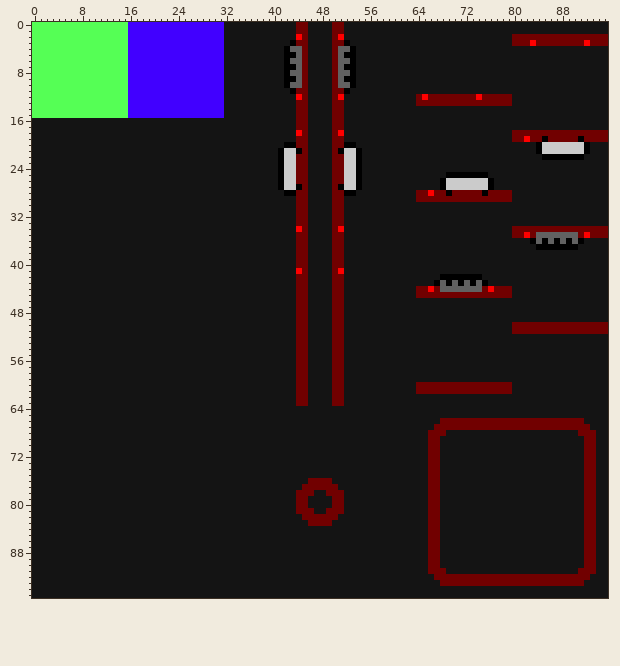
Two versions of one pixel-art file, assets/maptiles.ase. Above: the version before the commit.
96x96 pixels, 1 frame.
New version:
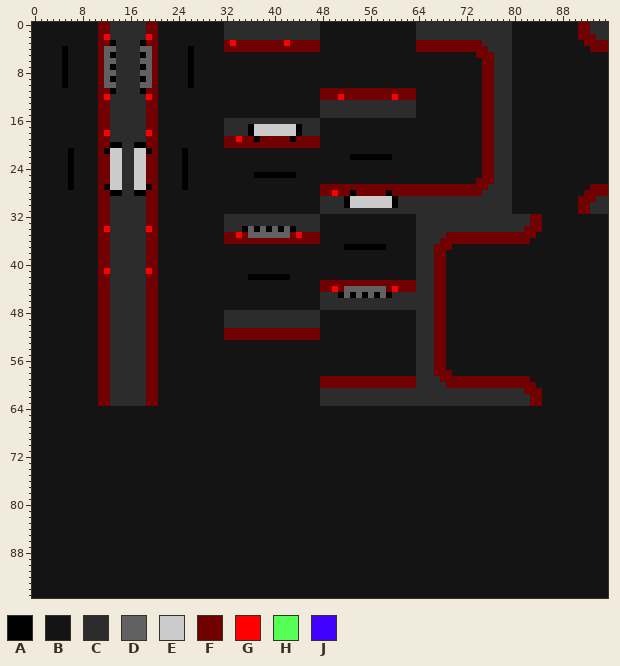
Palette (. is transparent): A #000000  B #141414  C #2c2c2c  D #616161  E #cbcbcb  F #710000  G #ff0000  H #55ff55  J #4100ff
Difference:
Changed rows in their new state; - is an unchanged pixel.
first column x 0:
 0 BBBBBBBBBBBFFCCCCCCFFBBBBBBBBBBBCCCCCCCCCCCCCCCC--BB------------CCCCCCCCCCCCCCCC-----------FFCCC
 1 BBBBBBBBBBBFFCCCCCCFFBBBBBBBBBBBCCCCCCCCCCCCCCCC--BB------------CCCCCCCCCCCCCCCC-----------FFCCC
 2 BBBBBBBBBBBFGCCCCCCGFBBBBBBBBBBBCCCCCCCCCCCCCCCC--BB------------CCCCCCCCCCCCCCCCBBBBBBBBBBB---CC
 3 BBBBBBBBBBBFFACCCCAFFBBBBBBBBBBBFGFFFFFFFFGF--FF--BBB-----------FFFFFFFFFFFCCCCCBBBBBBBBBBBBF---
 4 BBBBBABBBBBFDDCCCCDDFBBBBBABBBBBFFFFFFFFFFFFF-FF--BBBB----------FFFFFFFFFFFFCCCC-------------FFF
 5 BBBBBABBBBBFDACCCCADFBBBBBABBBBB----------BBBB----BBBB--------------------FFFCCC----------------
 6 BBBBBABBBBBFDDCCCCDDFBBBBBABBBBB----------BBBB----BBBB---------------------FFCCC----------------
 7 BBBBBABBBBBFDACCCCADFBBBBBABBBBB----------BBBB----BBBB---------------------FFCCC----------------
 8 BBBBBABBBBBFDDCCCCDDFBBBBBABBBBB----------BBBB----BBBB---------------------FFCCC----------------
 9 BBBBBABBBBBFDACCCCADFBBBBBABBBBB----------BBBB----BBBB---------------------FFCCC----------------
10 BBBBBABBBBBFDDCCCCDDFBBBBBABBBBB----------BBBB----BBBB---------------------FFCCC----------------
11 BBBBBBBBBBBFFACCCCAFFBBBBBBBBBBB-----------BBB--FF--FFFFFFFFFFFF-----------FFCCC----------------
12 BBBBBBBBBBBFGCCCCCCGFBBBBBBBBBBB------------BB--FF--FFFFFFFFGFFFBBBBBBBBBBB--CCC----------------
13 BBBBBBBBBBBFFCCCCCCFFBBBBBBBBBBB------------BB--CCCCCCCCCCCCCCCCBBBBBBBBBBB--CCC----------------
14 BBBBBBBBBBBFFCCCCCCFFBBBBBBBBBBB------------BB--CCCCCCCCCCCCCCCC-----------FFCCC----------------
15 BBBBBBBBBBBFFCCCCCCFFBBBBBBBBBBB------------BB--CCCCCCCCCCCCCCCC-----------FFCCC----------------
16 -----------FFCCCCCCFF-----------CCCCCCCCCCCCCCCC--BB-----------------------FFCCC----------------
17 -----------FFCCCCCCFF-----------CCCCAEEEEEEEACCC--BB-----------------------FFCCC----------------
18 -----------FGCCCCCCGF-----------CCCCAEEEEEEEACCC--BB-----------------------FFCCCBBBBBBBBBBBBBBBB
19 -----------FFCCCCCCFF-----------FFGFFAFFFFFA--FF--BB-----------------------FFCCCBBBBBBBBBBBBBBBB
20 -----------FFAACCAAFF-----------FFFFFFFFFFFF--FF--BBBB---------------------FFCCC----BBBBBBBBB---
21 ------A----FAEECCEEAF----A---------------BBBBB----BBBBB--------------------FFCCC----BBBBBBBBB---
22 ------A----FFEECCEEFF----A---------------BBBBB----BBBA-AAAAA---------------FFCCC-----BBBBBBB----
23 ------A----FFEECCEEFF----A---------------BBBBB----BBBBB--------------------FFCCC----------------
24 ------A----FFEECCEEFF----A---------------BBBBB----BBBBB--------------------FFCCC----------------
25 ------A----FFEECCEEFF----A-----------AAAA-AABB----BBBBB--------------BBBBBBFFCCC----------------
26 ------A----FFEECCEEFF----A---------------BBBBB----BBBBB-------------BBBBBBFFFCCC----------------
27 ------A----FAEECCEEAF----A---------------BBBBB--FF-FFFFFFFFFFFFFFFFFFFFFFFFFCCCC-------------FFF
28 -----------FFAACCAAFF---------------------BBBB--FFG-F-FFFFFAFFFF--F--F-----CCCCC------------FFFF
29 -----------FFCCCCCCFF-----------------------BB--CCCCAEEEEEEEACCCCCCCCCCCCCCCCCCC-----------FFFCC
30 -----------FFCCCCCCFF-----------------------BB--CCCCAEEEEEEEACCCCCCCCCCCCCCCCCCC-----------FFCCC
31 -----------FFCCCCCCFF-----------------------BB--CCCCCCCCCCCCCCCCCCCCCCCCCCCCCCCC-----------FFCCC
32 -----------FFCCCCCCFF-----------CCCCCCCCCCCCCCCC--BB------------CCCCCCCCCCCCCCCCCCCFF-----------
33 -----------FFCCCCCCFF-----------CCCCCCCCCCCCCCCC--BB------------CCCCCCCCCCCCCCCCCCCFF-----------
34 -----------FGCCCCCCGF-----------CCCADADADADACCCC--BB------------CCCCCCCCCCCCCCCCCC---BBBBBBBBBBB
35 -----------FFCCCCCCFF-----------FFGFDDDDDDDFG-FF--BB------------CCCCCFFFFFFFFFFF--F-BBBBBBBBBBBB
36 -----------FFCCCCCCFF-----------FFFFFFFFFFFF--FF--BB------------CCCCFFFFFFFFFFFFFFFBBBBBBBBB----
37 -----------FFCCCCCCFF-----------------------BB----BBAAAAAAA-----CCCFFF--------------BBBBBBB-----
38 -----------FFCCCCCCFF-----------------------BB----BB------------CCCFF---------------------------
39 -----------FFCCCCCCFF-----------------------BB----BB------------CCCFF---------------------------
40 -----------FFCCCCCCFF-----------------------BB----BB------------CCCFF---------------------------
41 -----------FGCCCCCCGF-----------------------BB----BB------------CCCFF---------------------------
42 -----------FFCCCCCCFF---------------AAAAAAA-BB----BB------------CCCFFBBBBBB---------------------
43 -----------FFCCCCCCFF-----------------------BB--FF--FFFFFFFFFFFFCCCFFBBBBBBB--------------------
44 -----------FFCCCCCCFF-----------------------BB--FFG-DDDDDDDFGFFFCCC-FBBBBBBBBBBB----------------
45 -----------FFCCCCCCFF-----------------------BB--CCCADADADADACCCCCCC--BBBBBBBBBBB----------------
46 -----------FFCCCCCCFF-----------------------BB--CCCCCCCCCCCCCCCCCCCFF---------------------------
47 -----------FFCCCCCCFF-----------------------BB--CCCCCCCCCCCCCCCCCCCFF---------------------------
48 -----------FFCCCCCCFF-----------CCCCCCCCCCCCCCCC--BB------------CCCFF---------------------------
49 -----------FFCCCCCCFF-----------CCCCCCCCCCCCCCCC--BB------------CCCFF---------------------------
50 -----------FFCCCCCCFF-----------CCCCCCCCCCCCCCCC--BB------------CCCFF-----------BBBBBBBBBBBBBBBB
51 -----------FFCCCCCCFF-----------FFFFFFFFFFFF--FF--BB------------CCCFF-----------BBBBBBBBBBBBBBBB
52 -----------FFCCCCCCFF-----------FFFFFFFFFFFF--FF--BB------------CCCFF---------------------------
53 -----------FFCCCCCCFF-----------------------BB----BB------------CCCFF---------------------------
54 -----------FFCCCCCCFF-----------------------BB----BB------------CCCFF---------------------------
55 -----------FFCCCCCCFF-----------------------BB----BB------------CCCFF---------------------------
56 -----------FFCCCCCCFF-----------------------BB----BB------------CCCFF---------------------------
57 -----------FFCCCCCCFF-----------------------BB----BB------------CCCFF---------------------------
58 -----------FFCCCCCCFF-----------------------BB----BB------------CCCFFF--------------------------
59 -----------FFCCCCCCFF-----------------------BB--FF--FFFFFFFFFFFFCCCCFFFFFFFFFFFFFFF-------------
60 -----------FFCCCCCCFF-----------------------BB--FF--FFFFFFFFFFFFCCCCC-----------FFFF------------
61 -----------FFCCCCCCFF-----------------------BB--CCCCCCCCCCCCCCCCCCCCCCCCCCCCCCCCCCFFF-----------
62 -----------FFCCCCCCFF-----------------------BB--CCCCCCCCCCCCCCCCCCCCCCCCCCCCCCCCCCCFF-----------
63 -----------FFCCCCCCFF-----------------------BB--CCCCCCCCCCCCCCCCCCCCCCCCCCCCCCCCCCCFF-----------
66 --------------------------------------------------------------------BBBBBBBBBBBBBBBBBBBBBBBB----
67 -------------------------------------------------------------------BBBBBBBBBBBBBBBBBBBBBBBBBB---
68 ------------------------------------------------------------------BBB----------------------BBB--
69 ------------------------------------------------------------------BB------------------------BB--
70 ------------------------------------------------------------------BB------------------------BB--
71 ------------------------------------------------------------------BB------------------------BB--
72 ------------------------------------------------------------------BB------------------------BB--
73 ------------------------------------------------------------------BB------------------------BB--
74 ------------------------------------------------------------------BB------------------------BB--
75 ------------------------------------------------------------------BB------------------------BB--
76 ----------------------------------------------BBBB----------------BB------------------------BB--
77 ---------------------------------------------BBBBBB---------------BB------------------------BB--
78 --------------------------------------------BBB--BBB--------------BB------------------------BB--
79 --------------------------------------------BB----BB--------------BB------------------------BB--
80 --------------------------------------------BB----BB--------------BB------------------------BB--
81 --------------------------------------------BBB--BBB--------------BB------------------------BB--
82 ---------------------------------------------BBBBBB---------------BB------------------------BB--
83 ----------------------------------------------BBBB----------------BB------------------------BB--
84 ------------------------------------------------------------------BB------------------------BB--
85 ------------------------------------------------------------------BB------------------------BB--
86 ------------------------------------------------------------------BB------------------------BB--
87 ------------------------------------------------------------------BB------------------------BB--
88 ------------------------------------------------------------------BB------------------------BB--
89 ------------------------------------------------------------------BB------------------------BB--
90 ------------------------------------------------------------------BB------------------------BB--
91 ------------------------------------------------------------------BBB----------------------BBB--
92 -------------------------------------------------------------------BBBBBBBBBBBBBBBBBBBBBBBBBB---
93 --------------------------------------------------------------------BBBBBBBBBBBBBBBBBBBBBBBB----
Boxes around the changes in both pictures, in picture pixels (x1, y1, x2, y2):
changed: (32, 22, 608, 586)
